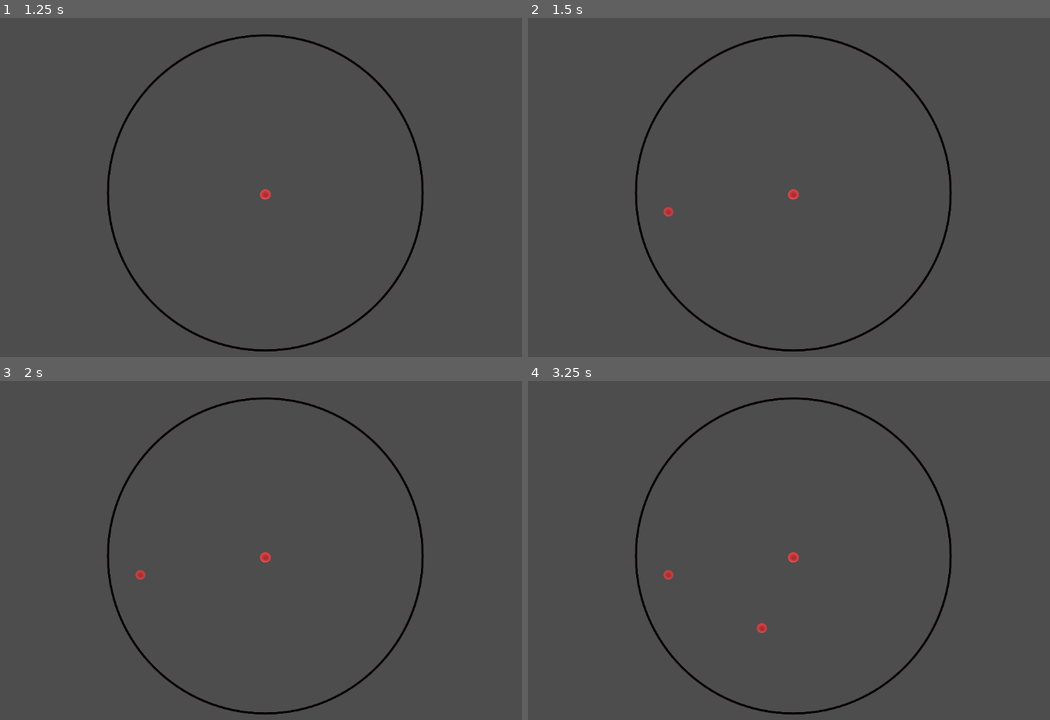
Above: before the commit, frames 1-4 (two rows, left to right).
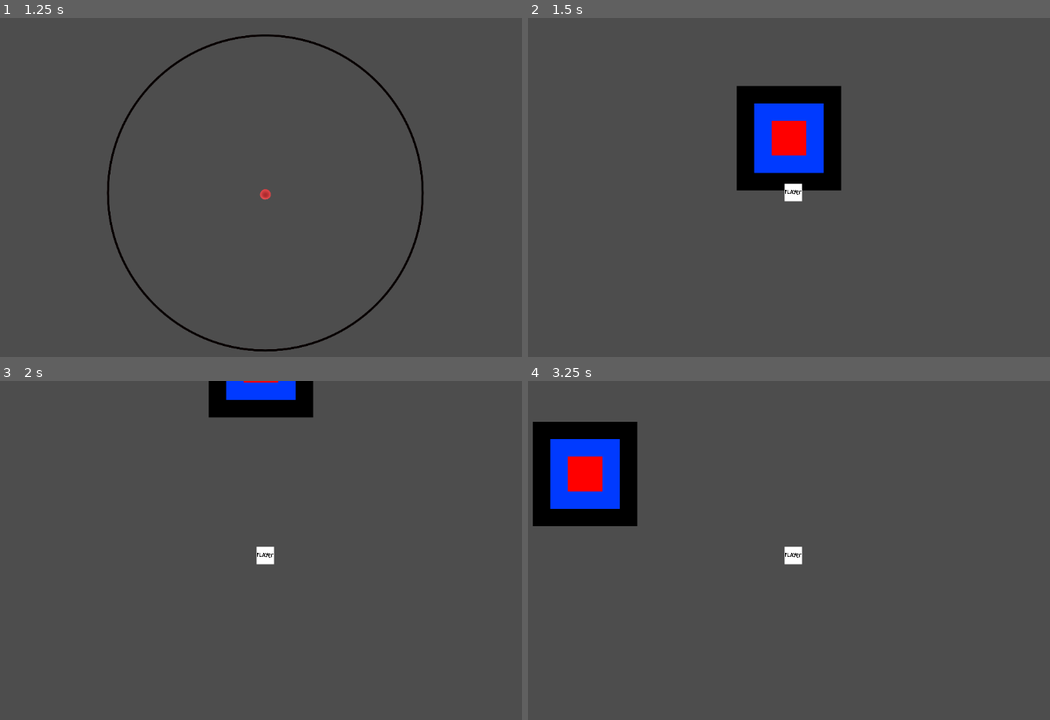
Above: after the commit, the same moments.

Repository: Slex736/Esteradia
Game: Godot game, scene res://Scenes/Spell_Drawer.tscn
The game is run twice, just before and just after one commit, with the same random seed, the same clock (stepped at 60 frames per second) and the same inputs.
Inputs (mouse positions are in pixels of both pictures, inside the frame that each line leads up to):
- Up to frame 1 (1.25 s): tap Enter at 0.5 s; press the mouse at (266, 194) at 0.53 s; hold D (Right, bound only after the commit) from 0.53 s (still down)
- Up to frame 2 (1.5 s): tap Space (Play_Spell) at 1.25, 1.35 s; move the mouse to (668, 211) at 1.27 s; release D (Right, bound only after the commit) at 1.28 s; release the mouse at (668, 211) at 1.28 s; hold Down (Down, bound only after the commit) from 1.28 s (still down)
- Up to frame 3 (2 s): keep holding Down (Down, bound only after the commit)
- Up to frame 4 (3.25 s): move the mouse to (856, 479) at 2.02 s; release Down (Down, bound only after the commit) at 2.03 s; hold D (Right, bound only after the commit) 2.03-2.78 s; tap H (show_cords_of_path) at 2.1 s; move the mouse to (762, 628) at 2.77 s; hold Up (Up, bound only after the commit) from 2.78 s (still down); click (762, 628) at 2.85 s

Frame 1 is identical in both runs. In frame 2, 7.7% of the frame differs, in the area x 20-82%, y 4-99%; in frame 3, 3.5%; in frame 4, 7.8%, in the area x 0-82%, y 4-99%.

Commit message:
player movement

Diff:
--- /dev/null
+++ b/esteradia/Scenes/root.tscn
@@ -0,0 +1,56 @@
+[gd_scene load_steps=9 format=3 uid="uid://dgroj3xdch612"]
+
+[ext_resource type="Texture2D" uid="uid://chpw7isvoicor" path="res://Assets/player.png" id="1_8pvmw"]
+[ext_resource type="Script" uid="uid://cbj3kwv17lboq" path="res://Scripts/player.gd" id="1_vnucn"]
+[ext_resource type="Texture2D" uid="uid://d272q5rmsvp65" path="res://Assets/Tileset.png" id="2_vnucn"]
+
+[sub_resource type="AtlasTexture" id="AtlasTexture_c3mwy"]
+atlas = ExtResource("1_8pvmw")
+region = Rect2(0, 0, 32, 32)
+
+[sub_resource type="SpriteFrames" id="SpriteFrames_4g5cr"]
+animations = [{
+"frames": [{
+"duration": 1.0,
+"texture": SubResource("AtlasTexture_c3mwy")
+}],
+"loop": true,
+"name": &"default",
+"speed": 5.0
+}]
+
+[sub_resource type="RectangleShape2D" id="RectangleShape2D_ckhy6"]
+size = Vector2(32, 32)
+
+[sub_resource type="TileSetAtlasSource" id="TileSetAtlasSource_dun2r"]
+texture = ExtResource("2_vnucn")
+texture_region_size = Vector2i(32, 32)
+0:0/0 = 0
+1:0/0 = 0
+1:1/0 = 0
+0:1/0 = 0
+
+[sub_resource type="TileSet" id="TileSet_r3lo5"]
+sources/0 = SubResource("TileSetAtlasSource_dun2r")
+
+[node name="root" type="Node2D"]
+
+[node name="Player" type="CharacterBody2D" parent="."]
+z_index = 1
+position = Vector2(-8, -8)
+collision_layer = 2
+script = ExtResource("1_vnucn")
+
+[node name="AnimatedSprite2D" type="AnimatedSprite2D" parent="Player"]
+sprite_frames = SubResource("SpriteFrames_4g5cr")
+
+[node name="CollisionShape2D" type="CollisionShape2D" parent="Player"]
+shape = SubResource("RectangleShape2D_ckhy6")
+
+[node name="Camera2D" type="Camera2D" parent="Player"]
+position = Vector2(0, 3)
+
+[node name="TileMap" type="TileMap" parent="."]
+tile_set = SubResource("TileSet_r3lo5")
+format = 2
+layer_0/tile_data = PackedInt32Array(0, 65536, 1, 65534, 65536, 1, -65538, 65536, 1, -131072, 65536, 1, 196606, 65536, 0, 131072, 65536, 0, 131074, 65536, 0, 65538, 65536, 0, 2, 65536, 0, -65534, 65536, 0, -131070, 65536, 0, -196606, 65536, 0, -262142, 65536, 0, -262143, 65536, 0, -262144, 65536, 0, -196609, 65536, 0, -196610, 65536, 0, -196611, 65536, 0, -196612, 65536, 0, -131076, 65536, 0, -65540, 65536, 0, -4, 65536, 0, 65532, 65536, 0, 131068, 65536, 0, 196604, 65536, 0, 262148, 0, 1, 131076, 0, 1, 65540, 0, 1, 4, 0, 1, -65532, 0, 1, -131068, 0, 1, -196604, 0, 1, -262140, 0, 1, -327676, 0, 1, -393212, 0, 1, -393213, 0, 1, -393214, 0, 1, -393216, 0, 1, -327682, 0, 1, -327684, 0, 1, -327686, 0, 1, -196614, 0, 1, -65542, 0, 1, 65530, 0, 1, 196602, 0, 1, 327674, 0, 1, 327676, 0, 1, 327678, 0, 1, 262144, 0, 1, 262146, 0, 1)
--- a/esteradia/Scripts/fight_circle.gd
+++ b/esteradia/Scripts/fight_circle.gd
@@ -9,7 +9,7 @@
 	"res://Rune Paths/Rune Of stone(placebrickcanbemovedwithtk).txt", "res://Rune Paths/Rune Of Weave(slingortrapping).txt"
 ]
 
-
+var root = preload("res://Scenes/root.tscn")
 
 func _process(_delta: float) -> void:
 	# inherits from circle
@@ -25,6 +25,7 @@
 	if play_spell:
 		var rune = recognise_spell()
 		print(rune_int(rune))
+		get_tree().change_scene_to_packed(root)
 
 
 func make_particle():
--- /dev/null
+++ b/esteradia/Scripts/player.gd
@@ -0,0 +1,18 @@
+extends CharacterBody2D
+
+@export var SPEED = 500
+
+
+var spelldrawer = preload("res://Scenes/Spell_Drawer.tscn")
+
+
+func _physics_process(_delta: float) -> void:
+
+	var direction = Input.get_vector("Left", "Right", "Up", "Down")
+	velocity = direction * SPEED
+
+	var spell_screen = Input.is_action_just_pressed("Enter_Spell_screen")
+	if spell_screen:
+		get_tree().change_scene_to_packed(spelldrawer)
+
+	move_and_slide()
--- a/esteradia/project.godot
+++ b/esteradia/project.godot
@@ -32,3 +32,32 @@
 "events": [Object(InputEventKey,"resource_local_to_scene":false,"resource_name":"","device":-1,"window_id":0,"alt_press …(191 unchanged characters)…
 ]
 }
+Up={
+"deadzone": 0.2,
+"events": [Object(InputEventKey,"resource_local_to_scene":false,"resource_name":"","device":-1,"window_id":0,"alt_pressed":false,"shift_pressed":false,"ctrl_pressed":false,"meta_pressed":false,"pressed":false,"keycode":0,"physical_keycode":4194320,"key_label":0,"unicode":0,"location":0,"echo":false,"script":null)
+, Object(InputEventKey,"resource_local_to_scene":false,"resource_name":"","device":-1,"window_id":0,"alt_pressed":false,"shift_pressed":false,"ctrl_pressed":false,"meta_pressed":false,"pressed":false,"keycode":0,"physical_keycode":87,"key_label":0,"unicode":119,"location":0,"echo":false,"script":null)
+]
+}
+Down={
+"deadzone": 0.2,
+"events": [Object(InputEventKey,"resource_local_to_scene":false,"resource_name":"","device":-1,"window_id":0,"alt_pressed":false,"shift_pressed":false,"ctrl_pressed":false,"meta_pressed":false,"pressed":false,"keycode":0,"physical_keycode":4194322,"key_label":0,"unicode":0,"location":0,"echo":false,"script":null)
+, Object(InputEventKey,"resource_local_to_scene":false,"resource_name":"","device":-1,"window_id":0,"alt_pressed":false,"shift_pressed":false,"ctrl_pressed":false,"meta_pressed":false,"pressed":false,"keycode":0,"physical_keycode":83,"key_label":0,"unicode":115,"location":0,"echo":false,"script":null)
+]
+}
+Left={
+"deadzone": 0.2,
+"events": [Object(InputEventKey,"resource_local_to_scene":false,"resource_name":"","device":-1,"window_id":0,"alt_pressed":false,"shift_pressed":false,"ctrl_pressed":false,"meta_pressed":false,"pressed":false,"keycode":0,"physical_keycode":65,"key_label":0,"unicode":97,"location":0,"echo":false,"script":null)
+, Object(InputEventKey,"resource_local_to_scene":false,"resource_name":"","device":-1,"window_id":0,"alt_pressed":false,"shift_pressed":false,"ctrl_pressed":false,"meta_pressed":false,"pressed":false,"keycode":0,"physical_keycode":4194319,"key_label":0,"unicode":0,"location":0,"echo":false,"script":null)
+]
+}
+Right={
+"deadzone": 0.2,
+"events": [Object(InputEventKey,"resource_local_to_scene":false,"resource_name":"","device":-1,"window_id":0,"alt_pressed":false,"shift_pressed":false,"ctrl_pressed":false,"meta_pressed":false,"pressed":false,"keycode":0,"physical_keycode":68,"key_label":0,"unicode":100,"location":0,"echo":false,"script":null)
+, Object(InputEventKey,"resource_local_to_scene":false,"resource_name":"","device":-1,"window_id":0,"alt_pressed":false,"shift_pressed":false,"ctrl_pressed":false,"meta_pressed":false,"pressed":false,"keycode":0,"physical_keycode":4194321,"key_label":0,"unicode":0,"location":0,"echo":false,"script":null)
+]
+}
+Enter_Spell_screen={
+"deadzone": 0.2,
+"events": [Object(InputEventKey,"resource_local_to_scene":false,"resource_name":"","device":-1,"window_id":0,"alt_pressed":false,"shift_pressed":false,"ctrl_pressed":false,"meta_pressed":false,"pressed":false,"keycode":0,"physical_keycode":32,"key_label":0,"unicode":32,"location":0,"echo":false,"script":null)
+]
+}
Binary file added: esteradia/Assets/Tileset.png
Not shown, added: esteradia/Assets/Tileset.png.import
Binary file added: esteradia/Assets/player.png
Not shown, added: esteradia/Assets/player.png.import
Not shown, added: esteradia/Scripts/player.gd.uid
